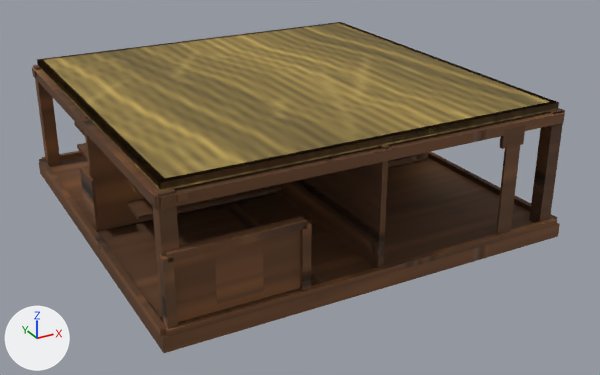
The FBX model art/models/Basic.IronTeeth/LOD2.fbx: old version first, new version second.
Rendered twice from a 50 mm lens placed at (-2.72, -5.3, 2.74), pointed at (0.09, -0.2, 0.19). Every picture has the same lights, and +X, +Y and +Z are marked at lower left. The first picture is the older version. Vertices at exactly the same position are counted once.

Names of what the first picture shows: 'SM_HDBF_BoxFarm_Basic_LOD2'.
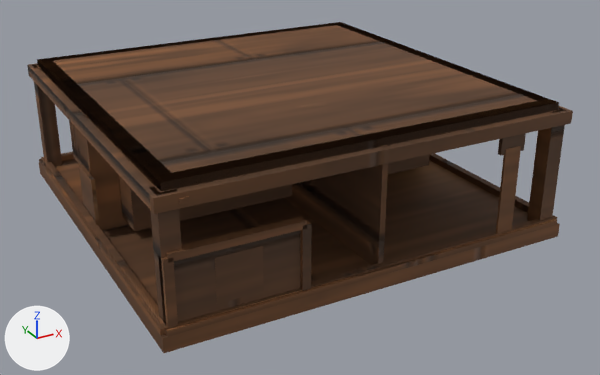
The edits, one by one:
me_sm_hdbf_boxfarm_basic_lod2_mesh is used by ob_sm_hdbf_boxfarm_basic_lod2; location (0.0, 0.0, 0.0).
me_sm_hdbf_boxfarm_basic_lod2_mesh had 484 vertices, 770 faces and spanned x -1.5..1.5, y -1.5..1.5, z 0.0..1.0.
me_sm_hdbf_boxfarm_basic_lod2_mesh now has 464 vertices, 766 faces and spans x -1.5..1.5, y -1.5..1.5, z 0.0..1.0.
me_sm_hdbf_boxfarm_basic_lod2_mesh part 1: a new loose piece, a box spanning x -1.46..-1.34, y 1.34..1.46, z 0.1..0.95, in mat_m_hdbf_wood.
me_sm_hdbf_boxfarm_basic_lod2_mesh part 2: a new loose piece, a box spanning x -1.46..-1.34, y -1.46..-1.34, z 0.1..0.95, in mat_m_hdbf_wood.
me_sm_hdbf_boxfarm_basic_lod2_mesh part 3: a new loose piece, a box spanning x 1.34..1.46, y -1.46..-1.34, z 0.1..0.95, in mat_m_hdbf_wood.
me_sm_hdbf_boxfarm_basic_lod2_mesh part 4: a new loose piece, a box spanning x -1.25..1.25, y -0.28..1.3, z 0.17..0.71, in mat_m_hdbf_wood.
me_sm_hdbf_boxfarm_basic_lod2_mesh part 5: the loose piece of 8 vertices spanning x 0.91..1.09, y -1.47..-1.44, z 0.77..0.9 is moved by (0.0, 0.0, -0.04).
me_sm_hdbf_boxfarm_basic_lod2_mesh part 6: the loose piece of 8 vertices spanning x 0.94..1.06, y -1.47..-1.46, z 0.08..0.8 is moved by (0.0, 0.0, -0.02).
me_sm_hdbf_boxfarm_basic_lod2_mesh part 7: the loose piece of 8 vertices spanning x -1.47..-1.45, y -0.14..0.14, z 0.26..0.54 is rebuilt with 8 vertices and now spans x -1.48..-1.45, y -0.15..0.15, z 0.25..0.55.
me_sm_hdbf_boxfarm_basic_lod2_mesh part 8: a new loose piece of 24 vertices spanning x -1.48..1.48, y -1.48..1.48, z 0.1..0.15, in mat_m_hdbf_wood.
me_sm_hdbf_boxfarm_basic_lod2_mesh part 9: a new loose piece of 24 vertices spanning x -1.49..1.49, y -1.49..1.49, z 0.86..0.95, in mat_m_hdbf_wood.
me_sm_hdbf_boxfarm_basic_lod2_mesh part 10: 9 loose pieces with 72 vertices, spanning x -1.48..1.34, y -0.28..1.35, z 0.25..0.94, are deleted.
me_sm_hdbf_boxfarm_basic_lod2_mesh part 11: 16 vertices moved from x -1.42..1.42, y -1.38..1.38, z 0.96..1.0 to x -1.42..1.42, y -1.4..1.4, z 0.96..1.0; 82 vertices removed from x -1.48..1.45, y -1.48..1.48, z 0.1..0.95; 38 vertices added at x -1.49..1.42, y -1.49..1.49, z 0.11..1.0.
me_sm_hdbf_boxfarm_basic_lod2_mesh part 12: 394 kept faces spanning x -1.47..1.47, y -1.49..1.47, z 0.09..1.0 get new texture (UV) coordinates.
Other edits to the shape of me_sm_hdbf_boxfarm_basic_lod2_mesh do not show in these pictures.

Location of each change, (x1, y1, x2, y2) in pixels of the pictures (600 x 375 px; the box of a moved part takes in the faces that stretch with it):
'SM_HDBF_BoxFarm_Basic_LOD2', reshaped
    before: (32, 22, 565, 353)
    after: (27, 22, 573, 353)
part 1 of me_sm_hdbf_boxfarm_basic_lod2_mesh, added (brown)
    after: (33, 65, 62, 166)
part 2 of me_sm_hdbf_boxfarm_basic_lod2_mesh, added (brown)
    after: (150, 186, 182, 324)
part 3 of me_sm_hdbf_boxfarm_basic_lod2_mesh, added (brown)
    after: (527, 107, 566, 221)
part 4 of me_sm_hdbf_boxfarm_basic_lod2_mesh, added
    after: (69, 121, 430, 231)
part 5 of me_sm_hdbf_boxfarm_basic_lod2_mesh, moved or reshaped
    before: (500, 126, 525, 149)
    after: (498, 133, 526, 155)
part 6 of me_sm_hdbf_boxfarm_basic_lod2_mesh, moved or reshaped
    before: (496, 141, 521, 235)
    after: (496, 146, 521, 233)
part 7 of me_sm_hdbf_boxfarm_basic_lod2_mesh, rebuilt (11% wider)
    before: (80, 166, 98, 218)
    after: (79, 165, 99, 220)
part 8 of me_sm_hdbf_boxfarm_basic_lod2_mesh, added
    after: (41, 152, 556, 335)
part 9 of me_sm_hdbf_boxfarm_basic_lod2_mesh, added
    after: (27, 63, 573, 214)
part 10 of me_sm_hdbf_boxfarm_basic_lod2_mesh, deleted (mostly hidden)
    before: (33, 70, 426, 220)
part 11 of me_sm_hdbf_boxfarm_basic_lod2_mesh, moved or reshaped
    before: (33, 22, 565, 323)
    after: (37, 22, 559, 324)
part 12 of me_sm_hdbf_boxfarm_basic_lod2_mesh, surface changed (darker)
    both: (37, 22, 559, 329)
